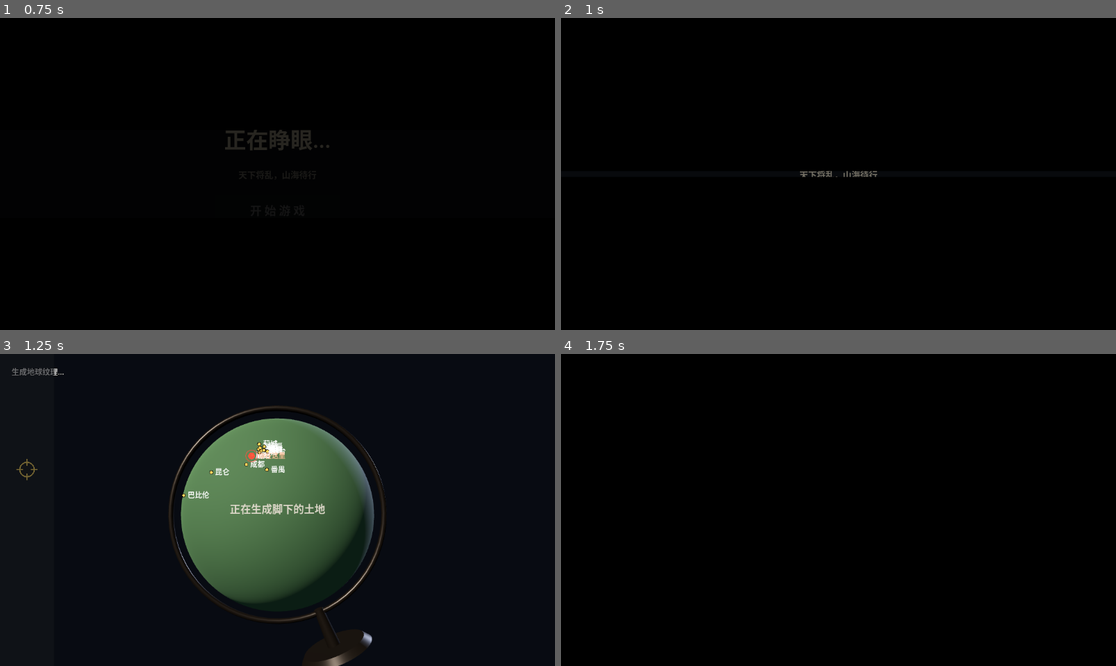
Above: before the commit, frames 1-4 (two rows, left to right).
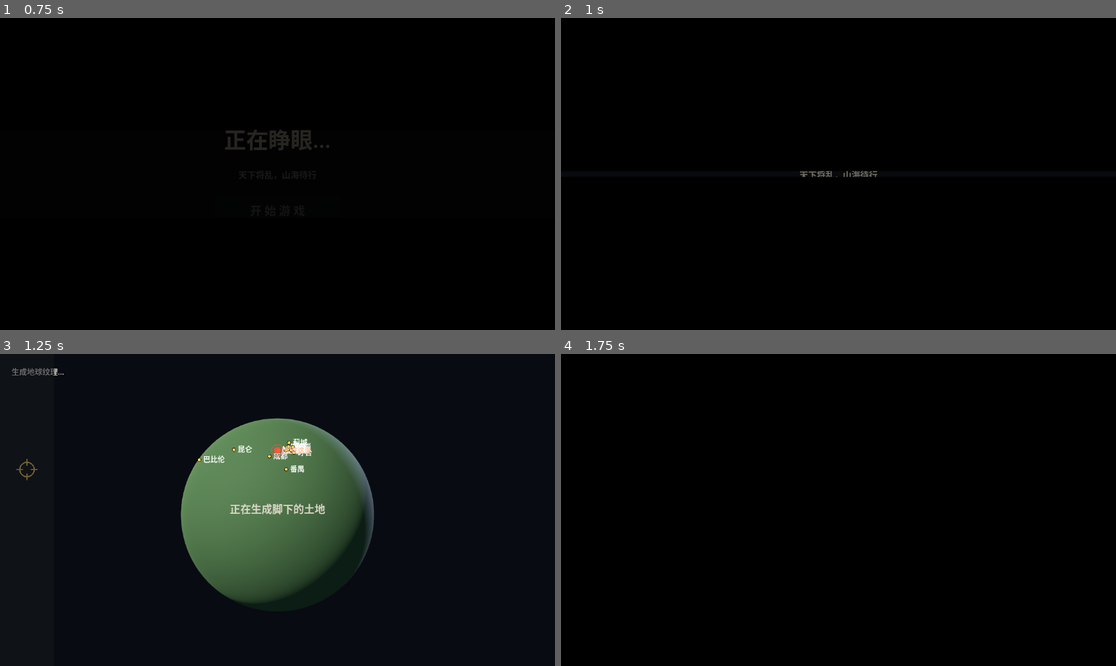
Above: after the commit, the same moments.

Repository: Richesfire/map
Game: Godot game, scene res://scenes/main_menu.tscn
The game is run twice, just before and just after one commit, with the same random seed, the same clock (stepped at 60 frames per second) and the same inputs.
Inputs (mouse positions are in pixels of both pictures, inside the frame that each line leads up to):
- Up to frame 1 (0.75 s): click "开 始 游 戏" at 0.5 s
- Up to frame 2 (1 s): no input
- Up to frame 3 (1.25 s): no input
- Up to frame 4 (1.75 s): tap Enter at 1.25 s; move the mouse to (866, 510) at 1.27 s; hold W (move_forward) from 1.28 s (still down); hold F (interact) from 1.28 s (still down); click (866, 510) at 1.42 s; tap Space (jump) at 1.52 s

Frames 1-2 are identical in both runs. In frame 3, 1.8% of the frame differs, in the area x 30-70%, y 16-100%; in frame 4, nothing differs.

Commit message:
地球仪改为自由滚动（任意方向）+ 去掉底座和子午环；修复误删的 pick/zoom_by/edge_point

Diff:
--- a/godot/scripts/map/world_globe_view.gd
+++ b/godot/scripts/map/world_globe_view.gd
@@ -38,11 +38,11 @@
 
 var _zoom := 1.0             # 滚轮缩放 0.6~2.6
 const STATE_PATH := "user://globe_view.cfg"
-var _spin := 0.0             # 绕地轴自转（弧度）
+var _spin_q := Quaternion.IDENTITY   # 球的朝向（四元数，任意方向都能转）
 var _orbit_q := Quaternion.IDENTITY   # 相机环绕（四元数，任意角度都不会卡死）
 var _save_timer := 0.0
 var _tilt := 0.0             # 前后倾（弧度，限幅）
-var _pivot_base_tilt := deg_to_rad(23.4)   # 真地球仪的地轴倾角，底座和环都跟着倾
+var _pivot_base_tilt := 0.0   # 不要地球仪造型了：球自由滚动，没有固定轴
 
 
 func _ready() -> void:
@@ -108,7 +108,7 @@
 	root.add_child(_cam)
 
 	# ---- 底座 + 子午环（静止，不跟球转）
-	_build_stand(root)
+	# _build_stand(root)   # 不要地球仪造型了，架子和环会穿帮
 
 	# ---- 可转的球
 	_tilt_node = Node3D.new()
@@ -228,23 +228,15 @@
 # ================================================================ 转动
 ## 只转球体本身：水平拖 = 绕极轴自转，竖直拖 = 前后倾（限幅）
 func rotate_by(rel: Vector2) -> void:
-	# 只绕地轴自转。上下拖动不再让球前后倒 ——
-	# 那样会让北纬 20 度看起来"掉到南半球"，很反直觉。
-	_spin += rel.x * 0.006
+	# 球体自由滚动：横竖两个方向都转，累乘四元数，所以能翻到任意姿态。
+	var qy := Quaternion(Vector3.UP, rel.x * 0.006)
+	var qx := Quaternion(Vector3.RIGHT, rel.y * 0.006)
+	_spin_q = (qy * qx * _spin_q).normalized()
 	_apply_rotation()
 	_save_state_later()
 
 
-## 滚轮缩放：滚轮上 = 放大
-func zoom_by(steps: float) -> void:
-	_zoom = clampf(_zoom * (1.0 + steps * 0.12), 0.6, 2.6)
-	# 只改 FOV，不碰相机位置。
-	# （之前这里写着 _cam.position.z = 4.55/_zoom —— 它既把透视改坏，
-	#   又会把环绕角度冲掉，等于缩放一下视角就归位了。）
-	_apply_orbit()
-	_save_state_later()
-
-
+## 空白处拖动：绕着球转相机（球不动，等于换个角度看）
 ## 屏幕坐标 -> 球面上的地理方向；没打中球返回 Vector3.ZERO
 func pick(point: Vector2) -> Vector3:
 	if _cam == null or _pivot == null:
@@ -269,6 +261,11 @@
 ## 把一个"在球背面看不见"的方向，投到球的轮廓边缘。
 ## 用方向在屏幕平面上的分量决定贴哪一边 —— 所以转动时它会沿着边缘滑动，
 ## 从左边贴着走、走过中线就自然换到右边，不会跳。
+
+
+## 把一个"在球背面看不见"的方向，投到球的轮廓边缘。
+## 用方向在屏幕平面上的分量决定贴哪一边 —— 所以转动时它会沿着边缘滑动，
+## 从左边贴着走、走过中线就自然换到右边，不会跳。
 func edge_point(dir: Vector3) -> Vector2:
 	if _cam == null or _pivot == null:
 		return Vector2.ZERO
@@ -285,11 +282,26 @@
 	return center + v2.normalized() * radius
 
 
+## 滚轮缩放：滚轮上 = 放大
+func zoom_by(steps: float) -> void:
+	_zoom = clampf(_zoom * (1.0 + steps * 0.12), 0.6, 2.6)
+	# 只改 FOV，不碰相机位置。
+	# （之前这里写着 _cam.position.z = 4.55/_zoom —— 它既把透视改坏，
+	#   又会把环绕角度冲掉，等于缩放一下视角就归位了。）
+	_apply_orbit()
+	_save_state_later()
+
+
+## 屏幕坐标 -> 球面上的地理方向；没打中球返回 Vector3.ZERO
+
+
 func get_camera_z() -> float:
 	return _cam.position.z if _cam != null else 0.0
 
 
 ## 空白处拖动：绕着球转相机（球不动，等于换个角度看）
+
+
 func orbit_by(rel: Vector2) -> void:
 	# 用四元数累乘，而不是 yaw/pitch 两个欧拉角：
 	# 欧拉角一到 ±90° 就会万向锁（转到极点就翻不动了），四元数没有这个问题。
@@ -320,7 +332,7 @@
 
 func save_state() -> void:
 	var cfg := ConfigFile.new()
-	cfg.set_value("globe", "spin", _spin)
+	cfg.set_value("globe", "spin_q", [_spin_q.x, _spin_q.y, _spin_q.z, _spin_q.w])
 	cfg.set_value("globe", "orbit_q", [_orbit_q.x, _orbit_q.y, _orbit_q.z, _orbit_q.w])
 	cfg.set_value("globe", "zoom", _zoom)
 	cfg.save(STATE_PATH)
@@ -330,7 +342,9 @@
 	var cfg := ConfigFile.new()
 	if cfg.load(STATE_PATH) != OK:
 		return
-	_spin = float(cfg.get_value("globe", "spin", _spin))
+	var sv: Array = cfg.get_value("globe", "spin_q", [])
+	if sv.size() == 4:
+		_spin_q = Quaternion(sv[0], sv[1], sv[2], sv[3]).normalized()
 	var qv: Array = cfg.get_value("globe", "orbit_q", [])
 	if qv.size() == 4:
 		_orbit_q = Quaternion(qv[0], qv[1], qv[2], qv[3]).normalized()
@@ -356,17 +370,14 @@
 	if _pivot == null or _tilt_node == null:
 		return
 	# 分成两级：倾角绕世界 X，自转绕自身 Y，两者不互相污染
-	pass  # 倾角固定为地轴倾角，不再随拖拽变化
-	_pivot.rotation = Vector3(0.0, _spin, 0.0)
+	_pivot.basis = Basis(_spin_q)
 
 
 ## 让某个地理方向正对镜头
 func face_direction(dir: Vector3) -> void:
 	var p := dir.normalized()
-	# 球体应用的是 R_y(spin)：把 p 的水平分量转到 +Z（镜头方向）就是 spin = -atan2(x, z)
-	_spin = -atan2(p.x, p.z)
-	# 不做纬度倾斜：地球仪要竖着，赤道保持水平
-	_tilt = 0.0
+	# 自由滚动之后，"正对镜头"就是绕竖轴把 p 转到前方
+	_spin_q = Quaternion(Vector3.UP, -atan2(p.x, p.z))
 	_apply_rotation()
 
 
Not shown, added: godot/_截图/66_灵魂视角2.png.import
Binary file added: godot/_截图/67_自由旋转.png
Not shown, added: godot/_截图/67_自由旋转.png.import
